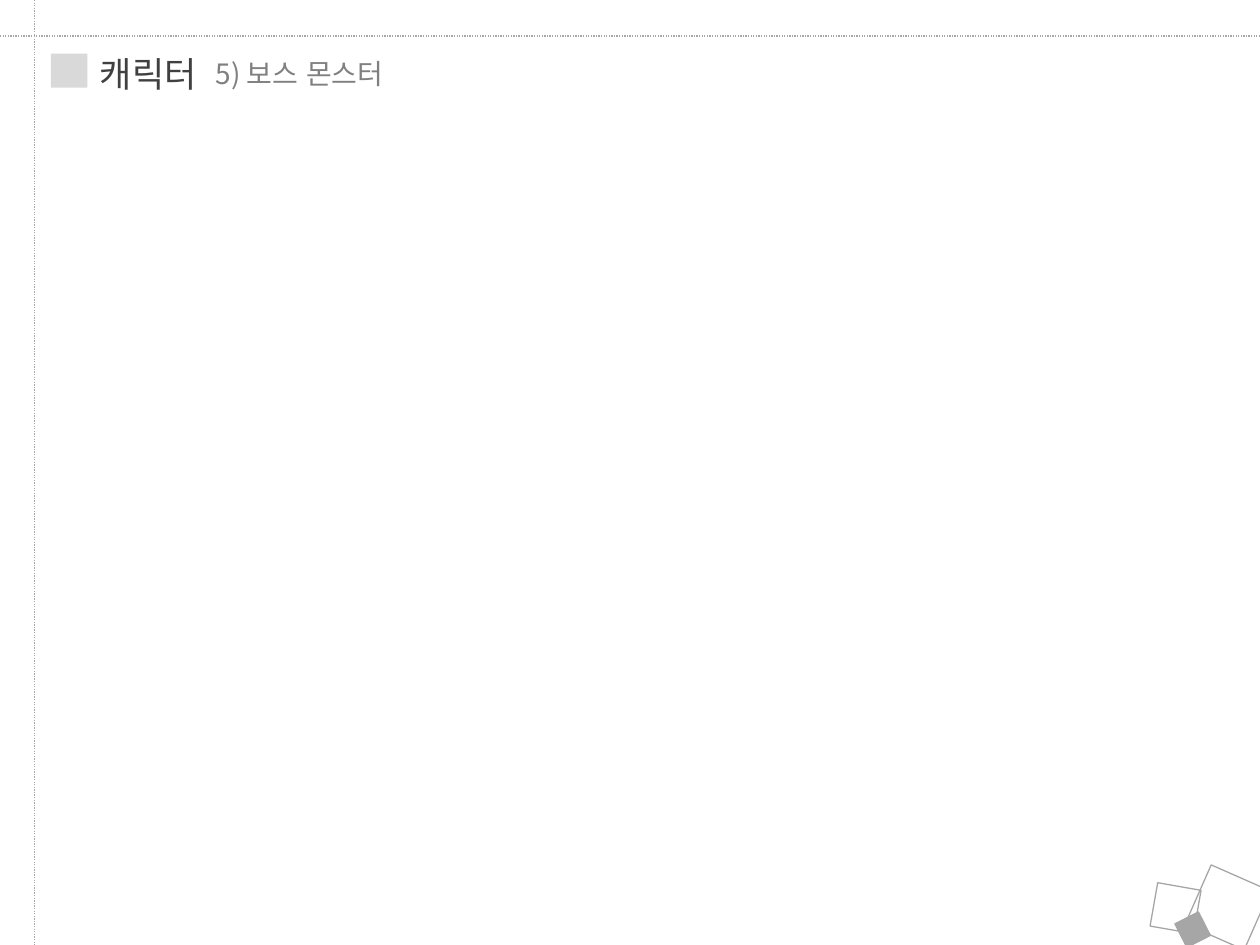
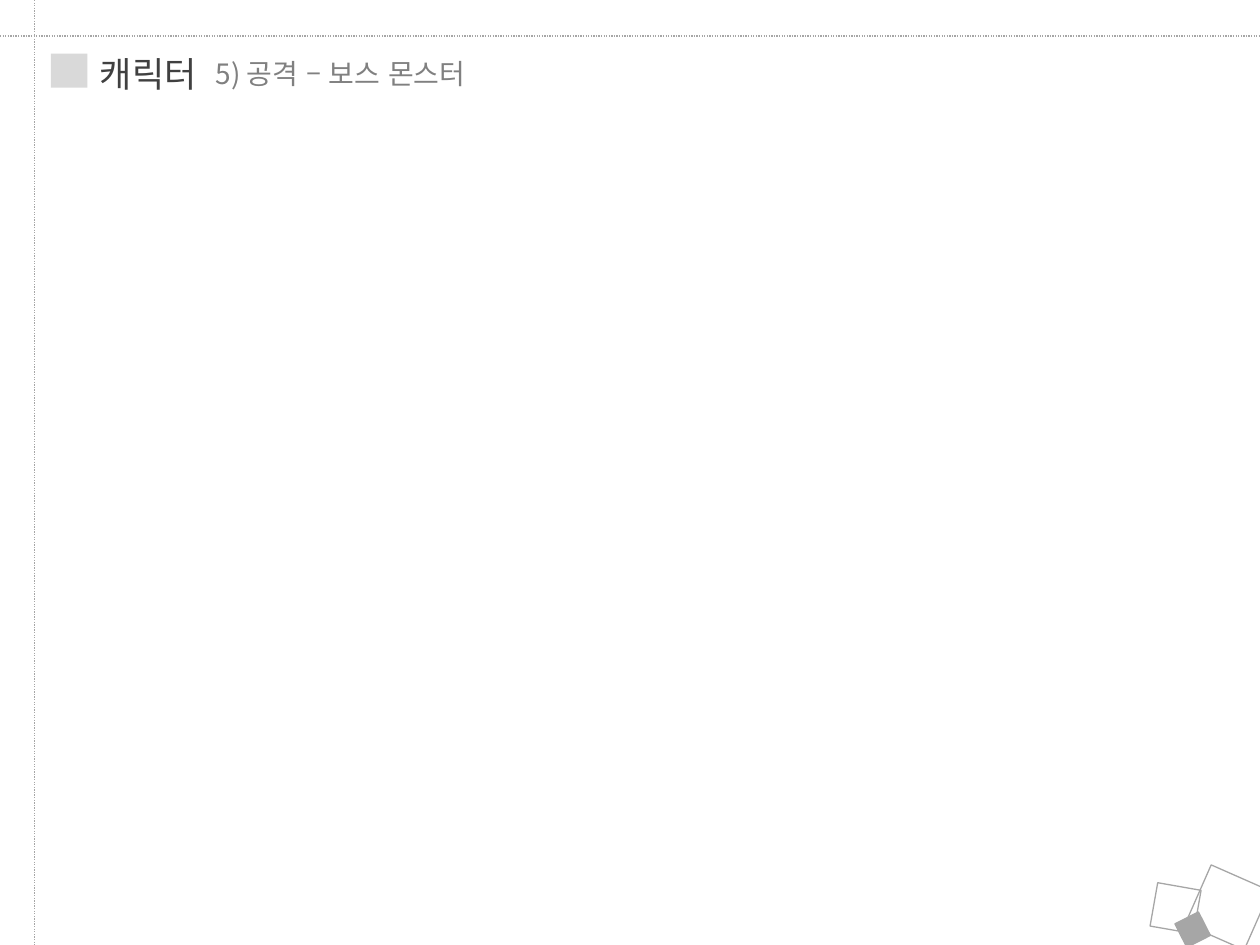
Before and after one commit to JungRobbi/ZolZak, a slide deck: slide 21 of Document/ppt.pptx (slide 18 before the commit). Drawn at 1260x945 pixels with LibreOffice and Linux fonts; fonts in the diff are those of the drawing. Boxes give left, top, right and bottom in pixels: in the first picture for what was removed or moved away, otherwise in the second. Text is boxed around its words. In the diff, an @@ line names an element or a change of style, - is before the commit and + after.

```diff
--- a/Document/ppt.pptx
+++ b/Document/ppt.pptx
@@ text at [216,61,465,89]: text changed @@
-5) 보스 몬스터
+5) 공격 – 보스 몬스터
```
Also in this commit, not shown: 9 other slides changed, 4 slides added, 2 other files.
